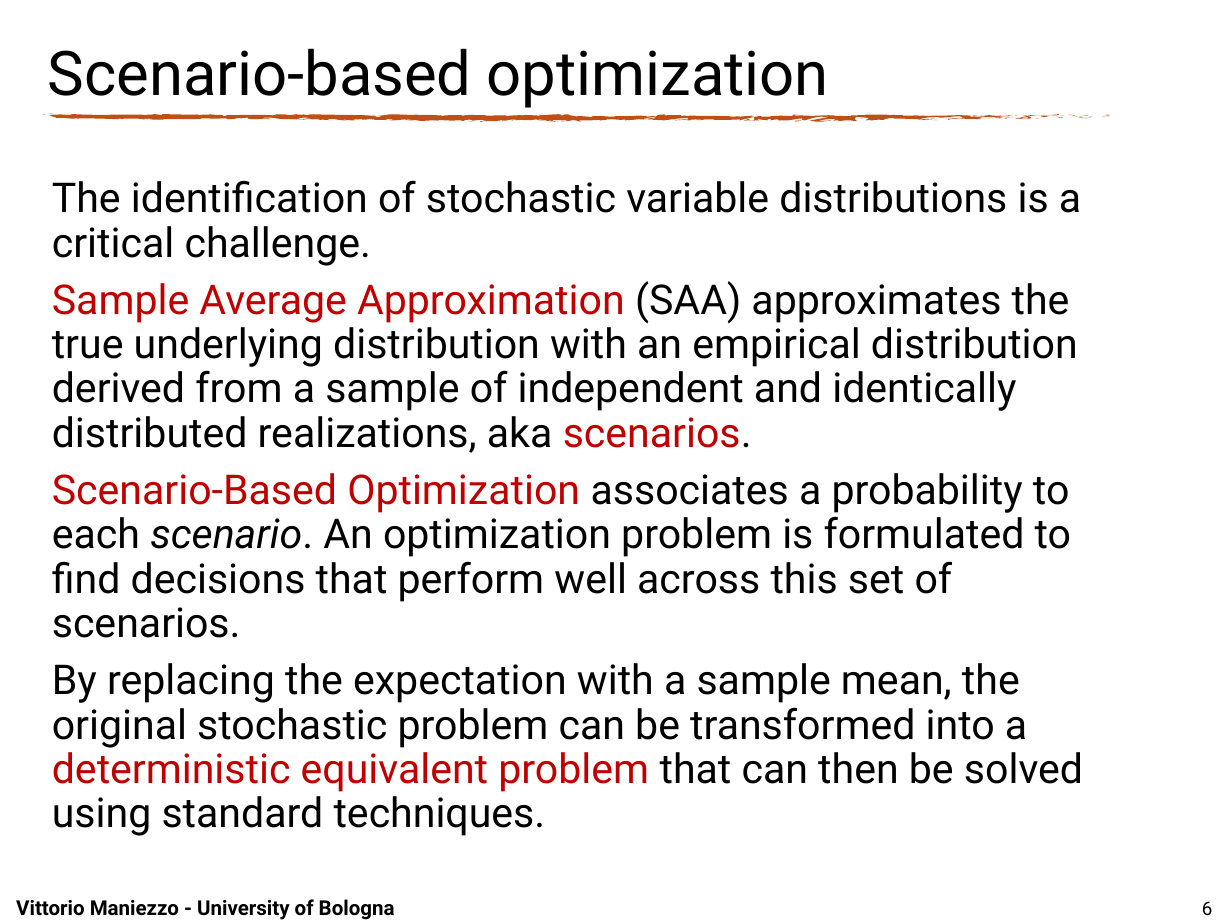
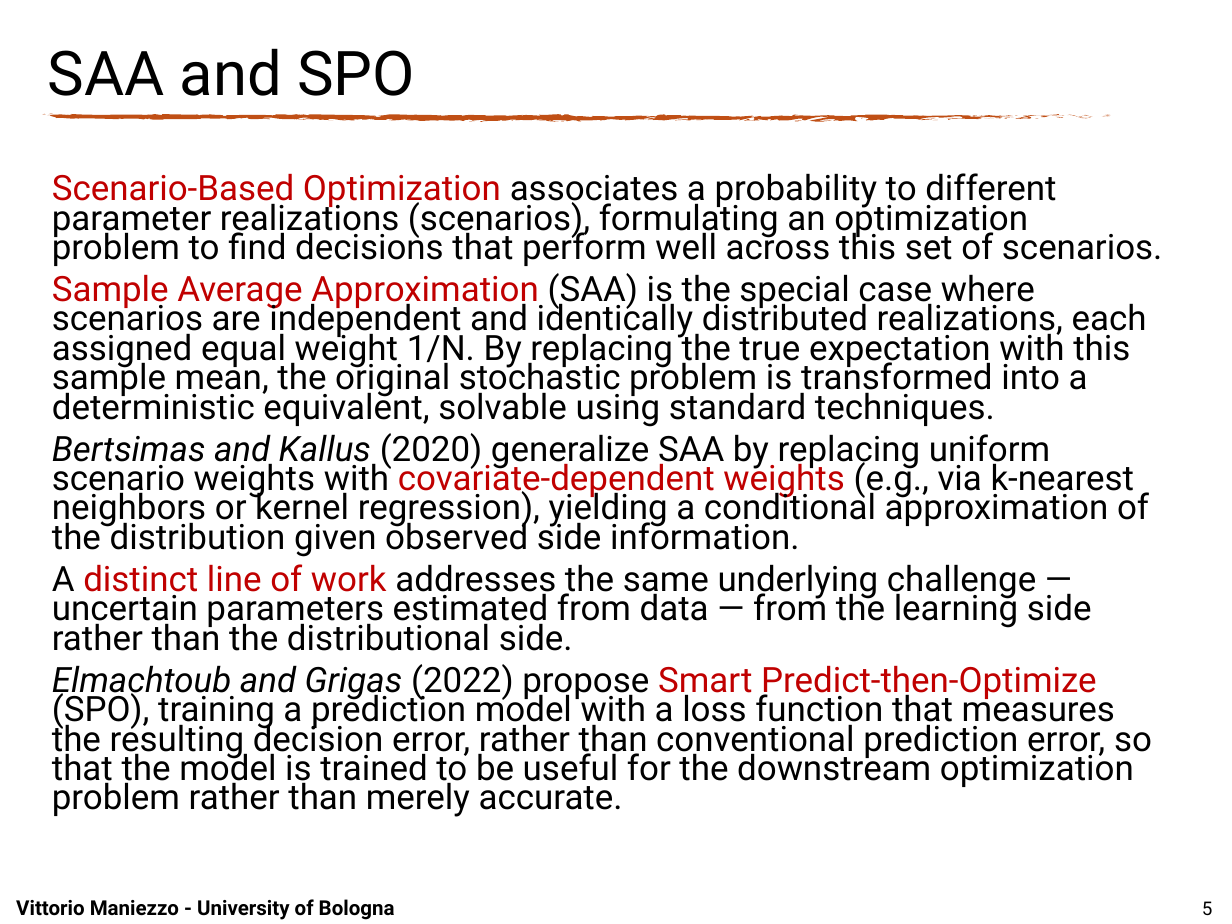
Before and after one commit to maniezzo/GDOforecast, a slide deck: slide 5 of doc/IFORS2026/Ifors_PPT_BESO.pptx (slide 6 before the commit). Drawn at 1232x924 pixels with LibreOffice and Linux fonts; fonts in the diff are those of the drawing; background and template pictures are left out. Boxes give left, top, right and bottom in pixels: in the first picture for what was removed or moved away, otherwise in the second. Text is boxed around its words. In the diff, an @@ line names an element or a change of style, - is before the commit and + after.

```diff
--- a/doc/IFORS2026/Ifors_PPT_BESO.pptx
+++ b/doc/IFORS2026/Ifors_PPT_BESO.pptx
@@ title at (x1=48, y1=48, x2=415, y2=96): text changed @@
-Scenario-based optimization
+SAA and SPO
@@ text at (x1=52, y1=173, x2=1162, y2=817): text changed; size 24 to 20.4 pt @@
-The identification of stochastic variable distributions is a critical challenge.
-Sample Average Approximation (SAA) approximates the true underlying distribution with an empirical distribution derived from a sample of independent and identically distributed realizations, aka scenarios.
-Scenario-Based Optimization associates a probability to each scenario. An optimization problem is formulated to find decisions that perform well across this set of scenarios.
-By replacing the expectation with a sample mean, the original stochastic problem can be transformed into a deterministic equivalent problem that can then be solved using standard techniques.
+Scenario-Based Optimization associates a probability to different parameter realizations (scenarios), formulating an optimization problem to find decisions that perform well across this set of scenarios.
+Sample Average Approximation (SAA) is the special case where scenarios are independent and identically distributed realizations, each assigned equal weight 1/N. By replacing the true expectation with this sample mean, the original stochastic problem is transformed into a deterministic equivalent, solvable using standard techniques.
+Bertsimas and Kallus (2020) generalize SAA by replacing uniform scenario weights with covariate-dependent weights (e.g., via k-nearest neighbors or kernel regression), yielding a conditional approximation of the distribution given observed side information.
+A distinct line of work addresses the same underlying challenge — uncertain parameters estimated from data — from the learning side rather than the distributional side.
+Elmachtoub and Grigas (2022) propose Smart Predict-then-Optimize (SPO), training a prediction model with a loss function that measures the resulting decision error, rather than conventional prediction error, so that the model is trained to be useful for the downstream optimization problem rather than merely accurate.
@@ page number at (x1=1202, y1=901, x2=1213, y2=916): text changed @@
-6
+5
```
Also in this commit, not shown: 9 other slides changed, 1 slide added, 4 slides removed, 1 other file.
